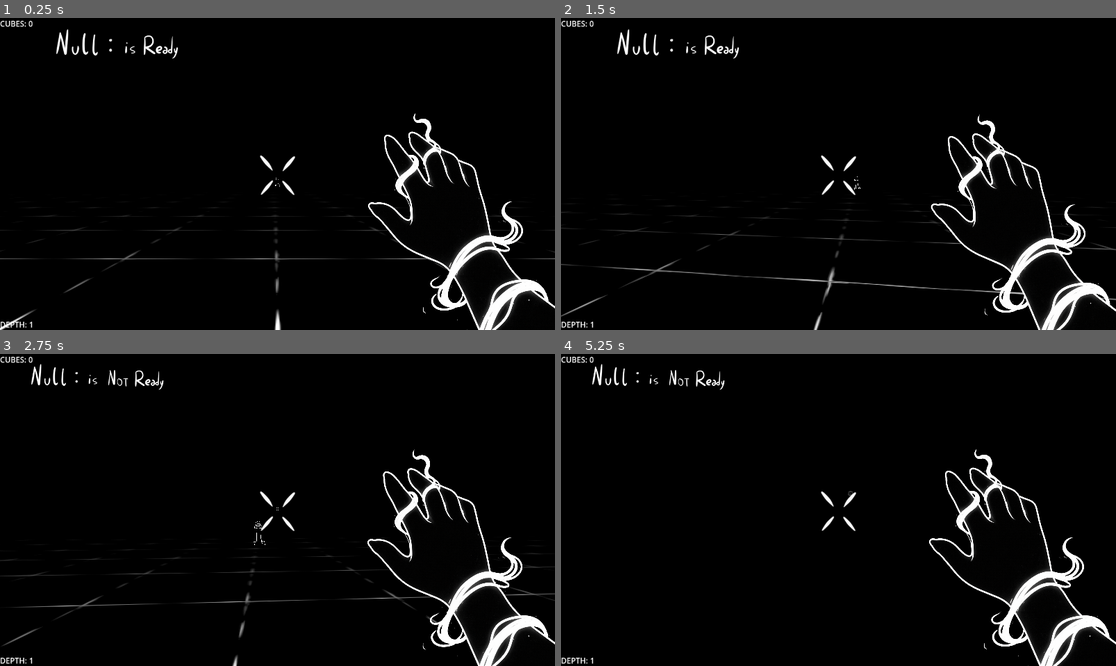
Above: before the commit, frames 1-4 (two rows, left to right).
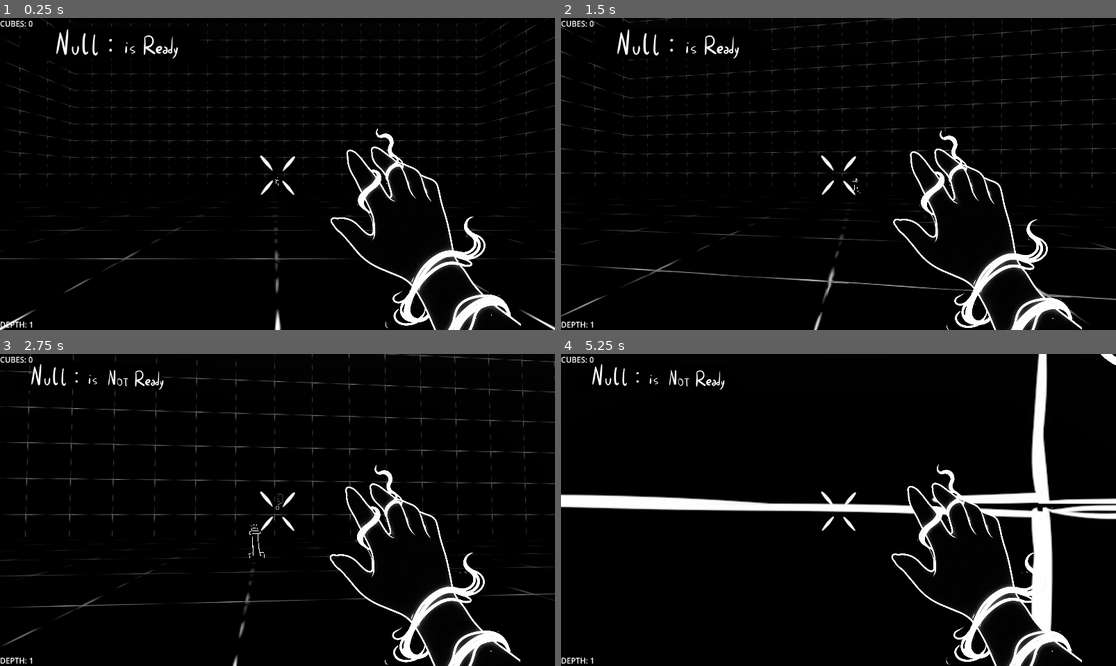
Above: after the commit, the same moments.

Repository: DanieleTrippodo/NULL_IS_NOT_READY_GODOT
Game: Godot game, scene res://Game/Main.tscn
The game is run twice, just before and just after one commit, with the same random seed, the same clock (stepped at 60 frames per second) and the same inputs.
Inputs (mouse positions are in pixels of both pictures, inside the frame that each line leads up to):
- Up to frame 1 (0.25 s): no input
- Up to frame 2 (1.5 s): tap Enter at 0.5 s; move the mouse to (866, 174) at 0.52 s; hold W (move_forward) from 0.53 s (still down); tap Shift (dash) at 0.6 s; tap Space (jump) at 0.77 s; move the mouse to (810, 174) at 1.27 s; tap E (interact) at 1.35 s
- Up to frame 3 (2.75 s): keep holding W (move_forward); tap Space (jump) at 1.52 s; move the mouse to (288, 503) at 2.02 s; press the mouse at (288, 503) at 2.03 s
- Up to frame 4 (5.25 s): keep holding W (move_forward); move the mouse to (832, 516) at 2.77 s; release the mouse at (832, 516) at 2.78 s; tap Q (swap) at 2.85 s; tap Space (jump) at 3.02, 3.77, 4.52 s; move the mouse to (877, 513) at 3.52 s; tap Shift (dash) at 3.6 s; move the mouse to (794, 506) at 4.27 s; tap E (interact) at 4.35 s; move the mouse to (844, 510) at 5.02 s; press the mouse at (844, 510) at 5.03 s

The runs differ from the first frame. In frame 1, 7.1% of the frame differs, in the area x 1-100%, y 0-100%; in frame 2, 7.3%; in frame 3, 7.5%; in frame 4, 11%, in the area x 0-100%, y 0-100%.

Commit message:
Prototype Final Update
Add map geometry to the arena scene (walls and roof) with new BoxMesh and material subresources, adjust Arena load_steps and move WaveStartButton and spawn marker transforms to reposition the level. Hide 2D player sprite nodes (Body and Body_Down) and tweak Body_Down transform in player.tscn. Update HUD Hand node anchors/preset and layout values and change expand_mode to reposition the hand UI. These changes reorganize level layout, collision geometry, player visuals, and UI anchoring.

Diff:
--- a/Levels/arena.tscn
+++ b/Levels/arena.tscn
@@ -11,6 +11,7 @@
 size = Vector3(24, 1, 24)
 
 [sub_resource type="StandardMaterial3D" id="StandardMaterial3D_mnyru"]
+shading_mode = 0
 diffuse_mode = 3
 specular_mode = 1
 disable_ambient_light = true
@@ -22,11 +23,18 @@
 stencil_color = Color(1, 1, 1, 1)
 stencil_outline_thickness = 0.057
 
+[sub_resource type="BoxMesh" id="BoxMesh_0l0dn"]
+size = Vector3(61.115, 80, 1)
+
+[sub_resource type="StandardMaterial3D" id="StandardMaterial3D_0l0dn"]
+albedo_texture = ExtResource("2_3iomx")
+uv1_scale = Vector3(64, 64, 64)
+
 [node name="Arena" type="Node3D"]
 script = ExtResource("1_avk14")
 
 [node name="WaveStartButton" parent="." instance=ExtResource("2_mnyru")]
-transform = Transform3D(1, 0, 0, 0, 1, 0, 0, 0, 1, 0, 0.46497726, -25.8998)
+transform = Transform3D(1, 0, 0, 0, 1, 0, 0, 0, 1, 0, 0.46497726, -22.753704)
 
 [node name="Floor" type="StaticBody3D" parent="."]
 transform = Transform3D(2.545, 0, 0, 0, 2.545, 0, 0, 0, 2.545, 0, 0, 0)
@@ -43,12 +51,51 @@
 [node name="SpawnPoints" type="Node3D" parent="."]
 
 [node name="Spawn_1" type="Marker3D" parent="SpawnPoints"]
-transform = Transform3D(1, 0, 0, 0, 1, 0, 0, 0, 1, -8, 0, -8)
+transform = Transform3D(1, 0, 0, 0, 1, 0, 0, 0, 1, -16.219856, 0, -8)
 
 [node name="Spawn_2" type="Marker3D" parent="SpawnPoints"]
-transform = Transform3D(1, 0, 0, 0, 1, 0, 0, 0, 1, 8, 0, -8)
+transform = Transform3D(1, 0, 0, 0, 1, 0, 0, 0, 1, 16, 0, -8)
 
 [node name="Spawn_3" type="Marker3D" parent="SpawnPoints"]
-transform = Transform3D(1, 0, 0, 0, 1, 0, 0, 0, 1, 0, 0, 8)
+transform = Transform3D(1, 0, 0, 0, 1, 0, 0, 0, 1, 0, 0, 16)
 
 [node name="PlayerSpawn" type="Marker3D" parent="SpawnPoints"]
+
+[node name="Map_Geometry" type="Node3D" parent="."]
+transform = Transform3D(1, 0, 0, 0, 1, 0, 0, 0, 1, 0, 17.689478, 0)
+
+[node name="Wall_1" type="CSGMesh3D" parent="Map_Geometry"]
+transform = Transform3D(1, 0, 0, 0, 1, 0, 0, 0, 1, 0, -31.073496, -30.829939)
+use_collision = true
+mesh = SubResource("BoxMesh_0l0dn")
+material = SubResource("StandardMaterial3D_0l0dn")
+
+[node name="Wall_2" type="CSGMesh3D" parent="Map_Geometry"]
+transform = Transform3D(-4.3711385e-08, 0, -0.99999994, 0, 1, 0, 0.99999994, 0, -4.3711385e-08, 30.829937, -31.073496, 1.3476193e-06)
+use_collision = true
+mesh = SubResource("BoxMesh_0l0dn")
+material = SubResource("StandardMaterial3D_0l0dn")
+
+[node name="Wall_3" type="CSGMesh3D" parent="Map_Geometry"]
+transform = Transform3D(-0.9999999, 0, 8.742277e-08, 0, 1, 0, -8.742277e-08, 0, -0.9999999, -2.6952387e-06, -31.073496, 30.829935)
+use_collision = true
+mesh = SubResource("BoxMesh_0l0dn")
+material = SubResource("StandardMaterial3D_0l0dn")
+
+[node name="Wall_4" type="CSGMesh3D" parent="Map_Geometry"]
+transform = Transform3D(-4.3711385e-08, 0, 0.9999999, 0, 1, 0, -0.9999999, 0, -4.3711385e-08, -30.829935, -31.073496, 1.3476193e-06)
+use_collision = true
+mesh = SubResource("BoxMesh_0l0dn")
+material = SubResource("StandardMaterial3D_0l0dn")
+
+[node name="Roof" type="StaticBody3D" parent="Map_Geometry"]
+transform = Transform3D(2.545, 0, 0, 0, 2.545, 0, 0, 0, 2.545, 0, 8.904295, 0)
+
+[node name="CollisionShape3D" type="CollisionShape3D" parent="Map_Geometry/Roof"]
+transform = Transform3D(1, 0, 0, 0, 1, 0, 0, 0, 1, 0, -0.5, 0)
+shape = SubResource("BoxShape3D_dfuk3")
+
+[node name="MeshInstance3D" type="MeshInstance3D" parent="Map_Geometry/Roof"]
+transform = Transform3D(1, 0, 0, 0, 1, 0, 0, 0, 1, 0, -0.5, 0)
+mesh = SubResource("BoxMesh_avk14")
+surface_material_override/0 = SubResource("StandardMaterial3D_mnyru")
--- a/Player/player.tscn
+++ b/Player/player.tscn
@@ -15,11 +15,13 @@
 
 [node name="Body" type="Sprite3D" parent="."]
 transform = Transform3D(0.035, 0, 0, 0, -1.5298985e-09, 0.035, 0, -0.035, -1.5298985e-09, 0, -0.42730194, -0.37083784)
+visible = false
 texture_filter = 4
 texture = ExtResource("2_4ntmi")
 
 [node name="Body_Down" type="Sprite3D" parent="."]
-transform = Transform3D(0.135, 0, 0, 0, 0.135, 0, 0, 0, 0.135, -0.25140172, -0.66381145, -0.3018834)
+transform = Transform3D(0.135, 0, 0, 0, 0.135, 0, 0, 0, 0.135, -0.19245908, -0.66381145, -0.3018834)
+visible = false
 billboard = 1
 texture_filter = 0
 texture = ExtResource("3_btcbx")
--- a/UI/hud.tscn
+++ b/UI/hud.tscn
@@ -29,11 +29,11 @@
 
 [node name="Hand" type="TextureRect" parent="."]
 layout_mode = 1
-anchors_preset = 3
-anchor_left = 1.0
-anchor_top = 1.0
-anchor_right = 1.0
-anchor_bottom = 1.0
+anchors_preset = -1
+anchor_left = 0.9470486
+anchor_top = 1.0771605
+anchor_right = 0.9320023
+anchor_bottom = 1.048611
 offset_left = -414.0
 offset_top = -482.0
 offset_right = 7.333374
@@ -41,8 +41,7 @@
 grow_horizontal = 0
 grow_vertical = 0
 texture = ExtResource("3_2o5uh")
-expand_mode = 5
-stretch_mode = 6
+expand_mode = 1
 metadata/_edit_use_anchors_ = true
 
 [node name="StatusIcon" type="TextureRect" parent="."]
Not shown: 1 places in Levels/arena.tscn that only renumber resources
